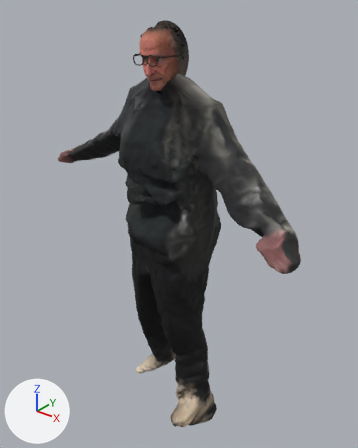
One commit to the FBX model Assets/Tunnel/Figure/Model/Figure.fbx: the scene before it, then after it.
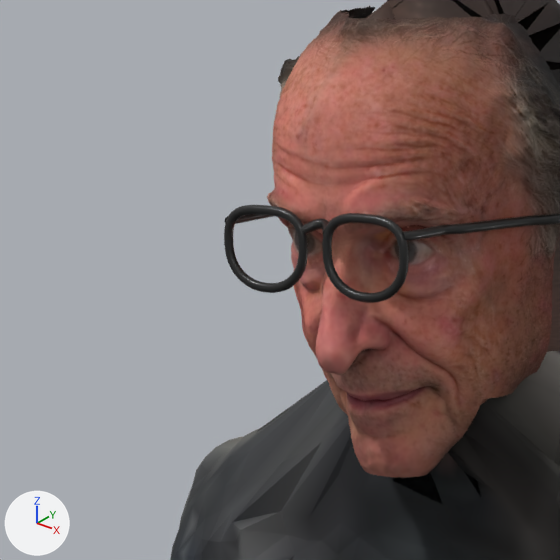
Old and new are each drawn whole from a 50 mm lens placed at (1.12, -1.367, 1.822), pointed at (-0.026, 0.066, 0.934) and again close up on the part from 29% to 50% of the width and 6% to 23% of the height. The axes (+X, +Y, +Z) are drawn at lower left. The lights are the same throughout. The older version's two pictures come first. Vertices at exactly the same position are counted once.

In view in the first close-up: 'FigureBody'.
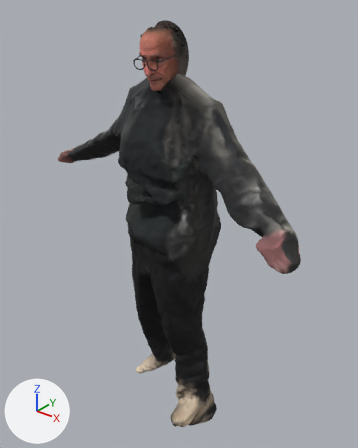
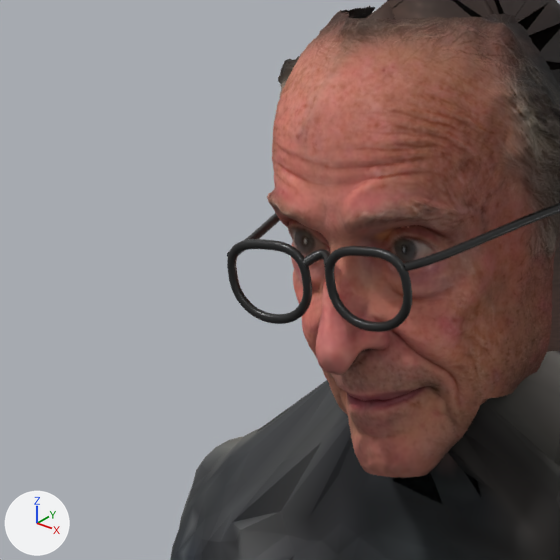
The edits, one by one:
me_figurebody_001 is used by ob_figurebody; location (0.0, 0.0, 0.0).
me_figurebody_001 had 27946 vertices, 51308 faces and spanned x -0.66..0.6, y -0.18..0.21, z 0.0..1.71.
me_figurebody_001 now has 27814 vertices, 51172 faces and spans x -0.66..0.6, y -0.18..0.21, z 0.0..1.71.
me_figurebody_001 part 1: 444 vertices moved from x -0.09..0.05, y -0.13..0.01, z 1.58..1.61 to x -0.1..0.05, y -0.13..0.02, z 1.57..1.62; 1440 vertices removed from x -0.09..0.05, y -0.13..0.02, z 1.58..1.62; 1308 vertices added at x -0.1..0.05, y -0.13..0.02, z 1.56..1.62.
me_figurebody_001 part 2: 233 kept faces spanning x -0.1..0.03, y -0.13..0.01, z 1.57..1.61 get new texture (UV) coordinates.

Boxes [x1, y1, x2, y2] around the edits, measured in the close-ups (560 x 560 px; the box of a moved part takes in the faces that stretch with it):
part 1 of me_figurebody_001, moved or reshaped
    before: [224, 205, 560, 303]
    after: [227, 203, 560, 332]
part 2 of me_figurebody_001, surface changed
    before: [225, 211, 408, 300]
    after: [228, 239, 412, 308]
